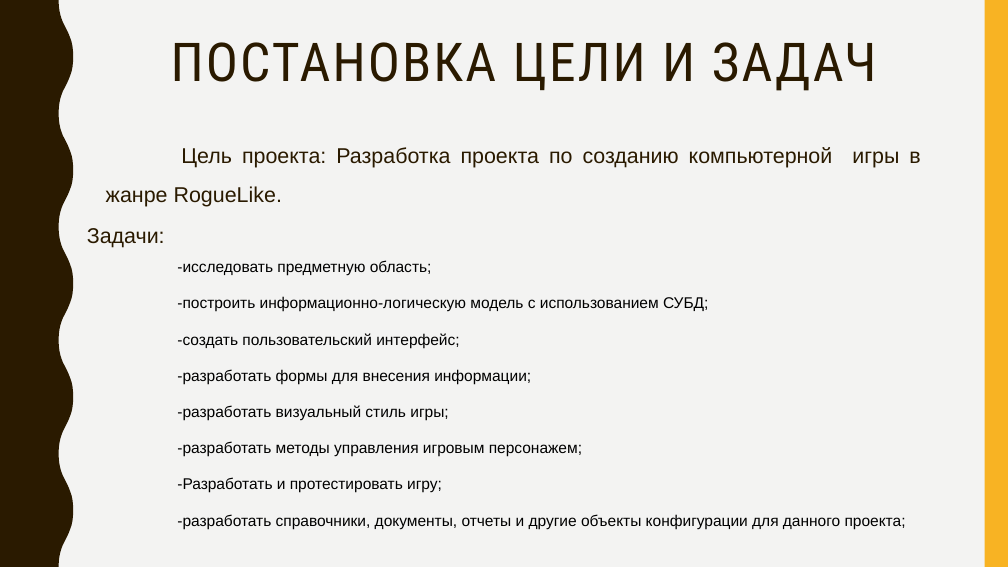
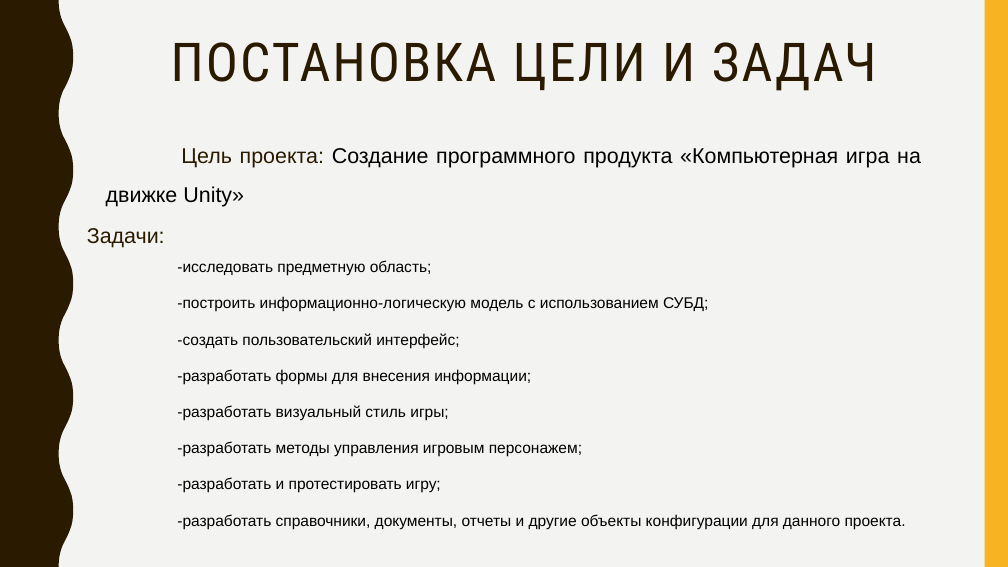
Before and after one commit to GOSUwat/Game, a slide deck: slide 2 of Docs/LevashovKursPrezent2.pptx. Drawn at 1008x567 pixels with LibreOffice and Linux fonts; fonts in the diff are those of the drawing. Boxes give left, top, right and bottom in pixels: in the first picture for what was removed or moved away, otherwise in the second. Text is boxed around its words. In the diff, an @@ line names an element or a change of style, - is before the commit and + after.

```diff
--- a/Docs/LevashovKursPrezent2.pptx
+++ b/Docs/LevashovKursPrezent2.pptx
@@ text at (106, 148, 921, 207): text changed; text colour #2A1A00 to #000000 @@
-Цель проекта: Разработка проекта по созданию компьютерной игры в жанре RogueLike.
+Цель проекта: Создание программного продукта «Компьютерная игра на движке Unity»
@@ text at (177, 477, 906, 529): text changed @@
--Разработать и протестировать игру;
--разработать справочники, документы, отчеты и другие объекты конфигурации для данного проекта;
+-разработать и протестировать игру;
+-разработать справочники, документы, отчеты и другие объекты конфигурации для данного проекта.
```
Also in this commit, not shown: 2 other slides changed.
